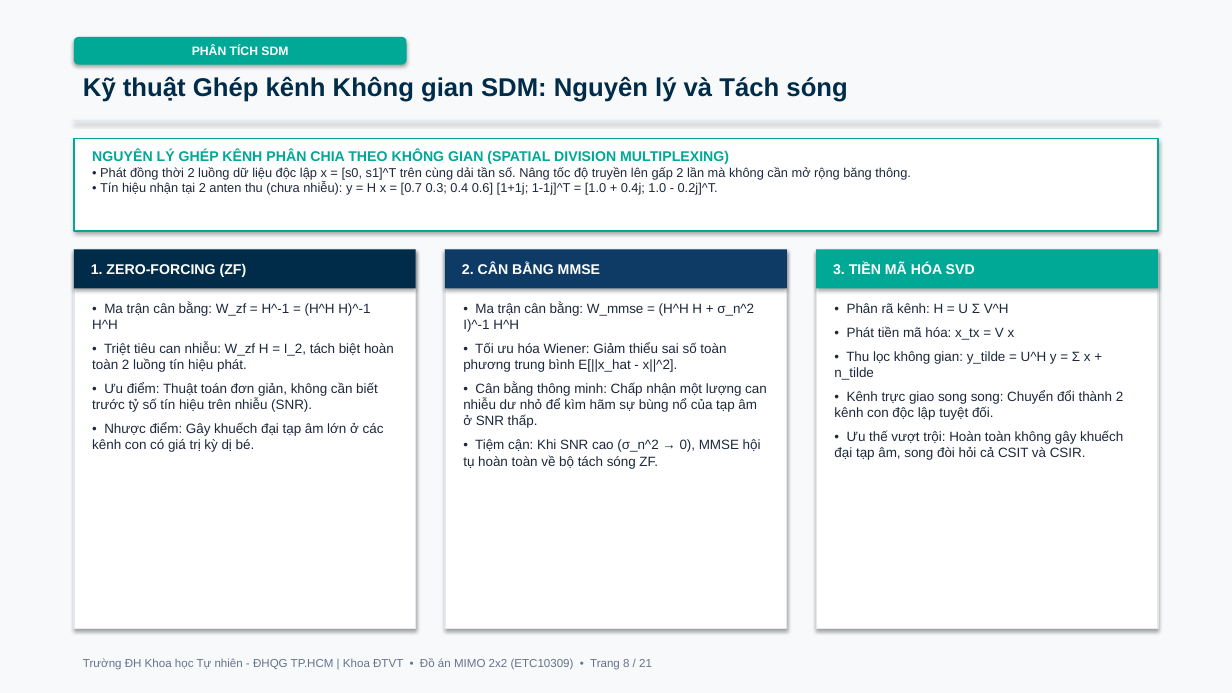
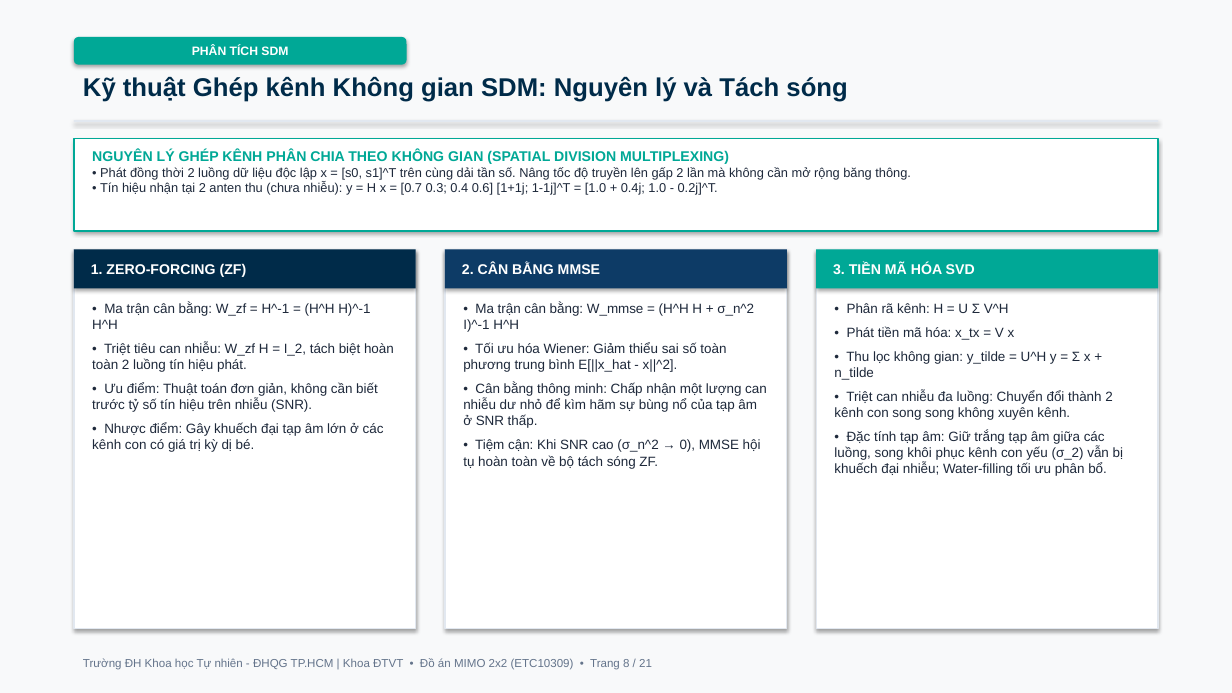
Before and after one commit to lengoctuong2005/mimo-2x2-simulation, a slide deck: slide 8 of slides/Slide_ThuyetTrinh_MIMO_2026.pptx. Drawn at 1232x693 pixels with LibreOffice and Linux fonts; fonts in the diff are those of the drawing. Boxes give left, top, right and bottom in pixels: in the first picture for what was removed or moved away, otherwise in the second. Text is boxed around its words. In the diff, an @@ line names an element or a change of style, - is before the commit and + after.

```diff
--- a/slides/Slide_ThuyetTrinh_MIMO_2026.pptx
+++ b/slides/Slide_ThuyetTrinh_MIMO_2026.pptx
@@ text at [834,390,1123,476]: text changed @@
-• Kênh trực giao song song: Chuyển đổi thành 2 kênh con độc lập tuyệt đối.
-• Ưu thế vượt trội: Hoàn toàn không gây khuếch đại tạp âm, song đòi hỏi cả CSIT và CSIR.
+• Triệt can nhiễu đa luồng: Chuyển đổi thành 2 kênh con song song không xuyên kênh.
+• Đặc tính tạp âm: Giữ trắng tạp âm giữa các luồng, song khôi phục kênh con yếu (σ_2) vẫn bị khuếch đại nhiễu; Water-filling tối ưu phân bổ.
```
Also in this commit, not shown: 10 other slides changed, 23 other files.
